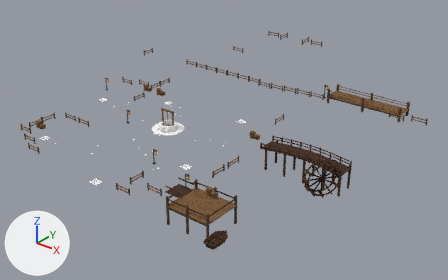
An edit to the glTF model assets/models/greystone/reference_v5/props.glb, drawn before and after from the same camera.
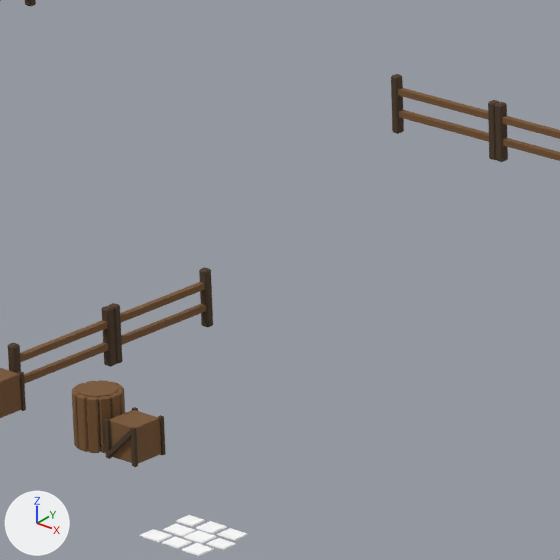
The first picture shows the older version from a 50 mm camera at (76.4, -78.2, 53.3) aimed at (7.0, 8.4, -0.4). The close-ups show the older and then the newer version on the part from 33% to 45% of the width and 19% to 37% of the height of that picture. Only the edits that show in the close-ups are written down. The lights are fixed; the arrows at lower left show +X, +Y and +Z. Where no turn or scale is listed for an object, it has been applied to the vertices.

Script lines for the objects in view, before the commit:
```python
me_cube_022 = bpy.data.meshes.new('Cube.022')
me_cube_022.from_pydata(...)  # 408 vertices, 764 faces; spans x -0.53..0.53, y -0.53..0.53, z 0.0..1.22
# faces by material slot: [572, 192]
me_cube_022.materials.append(mat_greystoneref_oak_003)  # brown #7a5733
me_cube_022.materials.append(mat_greystoneref_iron_001)  # dark grey #384040
me_cube_023 = bpy.data.meshes.new('Cube.023')
me_cube_023.from_pydata(...)  # 72 vertices, 116 faces; spans x -0.52..0.52, y -0.58..0.58, z -0.02..1.02
# faces by material slot: [44, 72]
me_cube_023.materials.append(mat_greystoneref_oak_004)  # brown #7a5733
me_cube_023.materials.append(mat_greystoneref_timber_003)  # brown #4c3b29
me_cube_024 = bpy.data.meshes.new('Cube.024')
me_cube_024.from_pydata(...)  # 64 vertices, 112 faces; spans x -1.5..1.5, y -0.11..0.11, z 0.0..1.3
# faces by material slot: [88, 24]
me_cube_024.materials.append(mat_greystoneref_timber_004)  # brown #4c3b29
me_cube_024.materials.append(mat_greystoneref_oak_005)  # brown #7a5733
ob_barrel_001 = bpy.data.objects.new('Barrel.001', me_cube_022)
ob_barrel_001.location = (-14.0, 12.0, 3.0)
ob_crate_001 = bpy.data.objects.new('Crate.001', me_cube_023)
ob_crate_001.location = (-13.0, 12.0, 3.0)
ob_crate_001.scale = (0.8, 0.8, 0.8)
ob_referenceyardfence = bpy.data.objects.new('ReferenceYardFence', me_cube_024)
ob_referenceyardfence.location = (-17.0, 14.0, 3.0)
ob_referenceyardfence.rotation_euler = (0.0, 0.0, 1.571)  # degrees (0, 0, 90)
# also in view: 'ReferenceYardFence.001' at (-17.0, 17.0, 3.7); 'ReferenceYardFence.017' at (-12.0, 24.0, 6.7); 'CourtyardInlaidStone' at (-3.9, -5.5, 3.1); 'ReferenceYardFence.016' at (-15.0, 24.0, 6.7); 'Crate' at (-17.0, 12.0, 3.4)
```
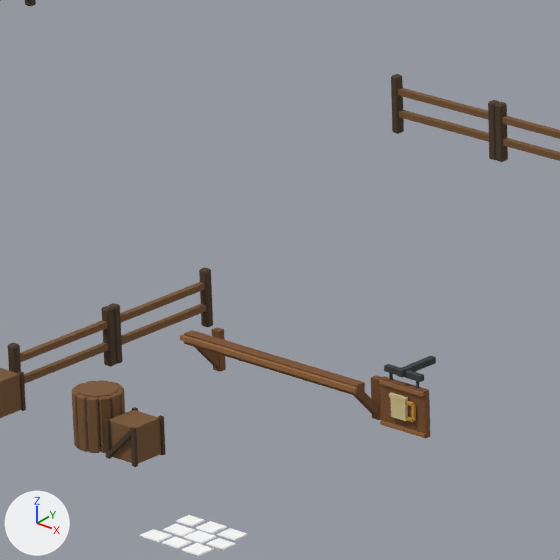
Location of each change, (x1, y1, x2, y2) in pixels of the close-ups (560 x 560 px):
'Courtyard_InnPorchTrim', added (brown)
    after: (180, 327, 381, 420)
    faces in mat_referencecourtyard_oak (brown #7a4f2b): (184, 327, 381, 420)
    faces in mat_referencecourtyard_oak_light (brown #99693b): (180, 335, 358, 393)
'Courtyard_Sign_Inn', added
    after: (379, 355, 436, 438)
    faces in mat_referencecourtyard_oak (brown #7a4f2b): (380, 376, 430, 438)
    faces in mat_referencecourtyard_iron (dark grey #363d3d): (384, 355, 436, 388)
    faces in mat_referencecourtyard_oak_light (brown #99693b): (379, 379, 425, 438)
    faces in mat_referencecourtyard_cream (beige #d9c791): (389, 392, 408, 421)
    faces in mat_referencecourtyard_gold (orange #cc963d): (405, 401, 416, 422)

What changed in the scene script:
```text
Add mat_referencecourtyard_iron:
    mat_referencecourtyard_iron = principled_material('ReferenceCourtyard_iron')
    mat_referencecourtyard_iron.base_color = (0.0363, 0.047, 0.047)  # dark grey #363d3d
    mat_referencecourtyard_iron.roughness = 0.86
Add mat_referencecourtyard_oak_light:
    mat_referencecourtyard_oak_light = principled_material('ReferenceCourtyard_oak_light')
    mat_referencecourtyard_oak_light.base_color = (0.319, 0.14, 0.0432)  # brown #99693b
    mat_referencecourtyard_oak_light.roughness = 0.86
Add mat_referencecourtyard_oak:
    mat_referencecourtyard_oak = principled_material('ReferenceCourtyard_oak')
    mat_referencecourtyard_oak.base_color = (0.196, 0.0783, 0.0245)  # brown #7a4f2b
    mat_referencecourtyard_oak.roughness = 0.86
Add mat_referencecourtyard_cream:
    mat_referencecourtyard_cream = principled_material('ReferenceCourtyard_cream')
    mat_referencecourtyard_cream.base_color = (0.692, 0.57, 0.285)  # beige #d9c791
    mat_referencecourtyard_cream.roughness = 0.86
Add mat_referencecourtyard_gold:
    mat_referencecourtyard_gold = principled_material('ReferenceCourtyard_gold')
    mat_referencecourtyard_gold.base_color = (0.604, 0.307, 0.047)  # orange #cc963d
    mat_referencecourtyard_gold.roughness = 0.86
Add me_courtyard_sign_inn:
    me_courtyard_sign_inn.from_pydata(...)  # 96 vertices, 144 faces; spans x -5.89..-4.71, y 11.59..12.61, z 5.51..6.815
    # faces by material slot: [48, 12, 24, 24, 36]
    me_courtyard_sign_inn.materials.append(mat_referencecourtyard_iron)  # dark grey #363d3d
    me_courtyard_sign_inn.materials.append(mat_referencecourtyard_oak)  # brown #7a4f2b
    me_courtyard_sign_inn.materials.append(mat_referencecourtyard_oak_light)  # brown #99693b
    me_courtyard_sign_inn.materials.append(mat_referencecourtyard_cream)  # beige #d9c791
    me_courtyard_sign_inn.materials.append(mat_referencecourtyard_gold)  # orange #cc963d
Add me_courtyard_innporchtrim:
    me_courtyard_innporchtrim.from_pydata(...)  # 48 vertices, 72 faces; spans x -11.06..-6.34, y 11.45..12.41, z 5.29..6.26
    # faces by material slot: [60, 12]
    me_courtyard_innporchtrim.materials.append(mat_referencecourtyard_oak)  # brown #7a4f2b
    me_courtyard_innporchtrim.materials.append(mat_referencecourtyard_oak_light)  # brown #99693b
Add ob_courtyard_sign_inn:
    ob_courtyard_sign_inn = bpy.data.objects.new('Courtyard_Sign_Inn', me_courtyard_sign_inn)
    ob_courtyard_sign_inn.location = (0.0, 0.0, 0.0)
Add ob_courtyard_innporchtrim:
    ob_courtyard_innporchtrim = bpy.data.objects.new('Courtyard_InnPorchTrim', me_courtyard_innporchtrim)
    ob_courtyard_innporchtrim.location = (0.0, 0.0, 0.0)
```
